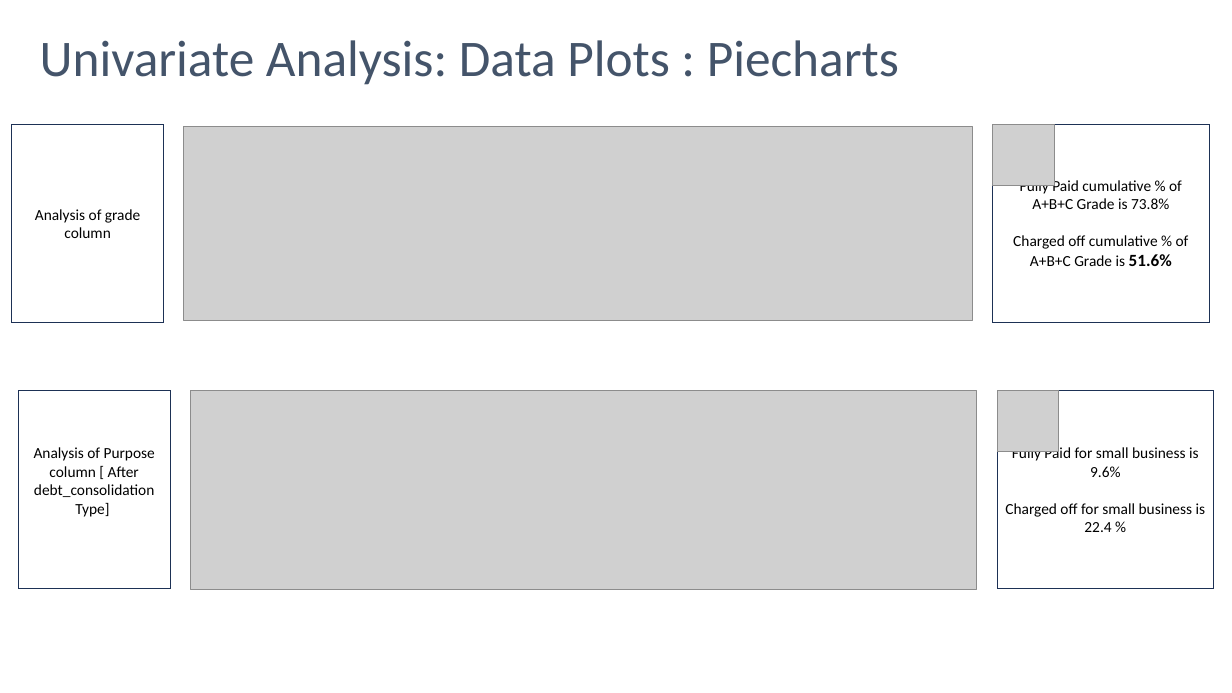
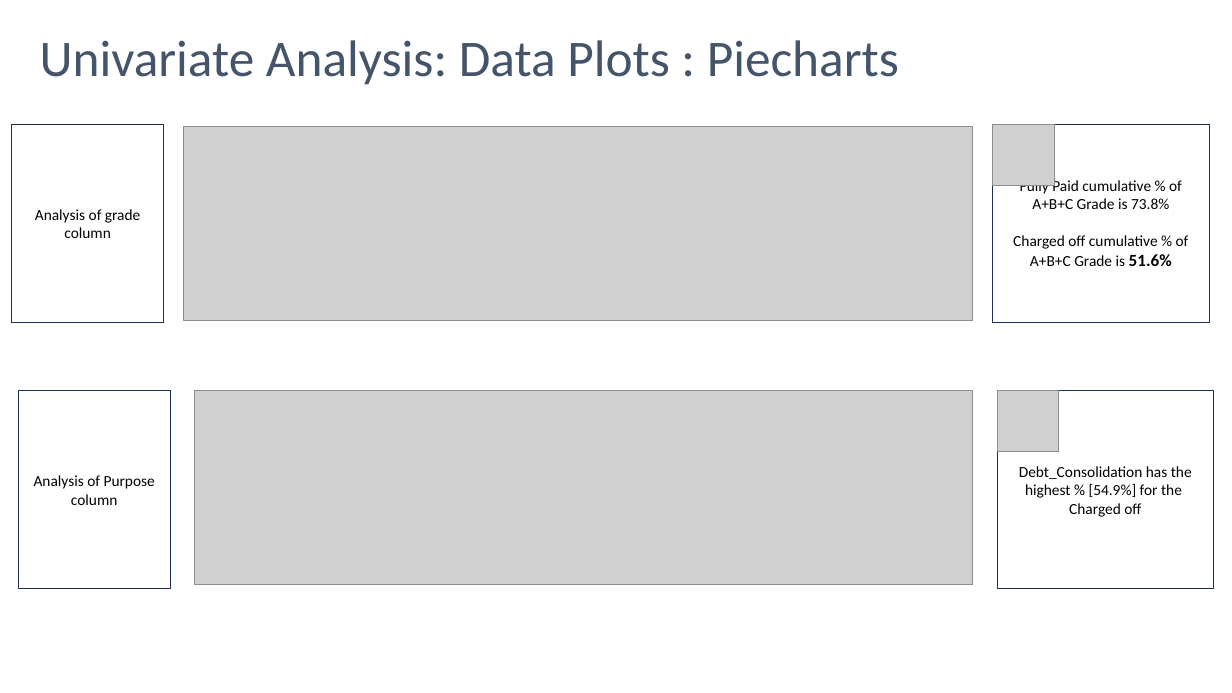
Before and after one commit to bipul-ranjan/LendingClubCaseStudy, a slide deck: slide 9 of Exploratory Data Analysis for Credit Risk Assessment.pptx. Drawn at 1232x693 pixels with LibreOffice and Linux fonts; fonts in the diff are those of the drawing; grey boxes stand for pictures. Boxes give left, top, right and bottom in pixels: in the first picture for what was removed or moved away, otherwise in the second. Text is boxed around its words. In the diff, an @@ line names an element or a change of style, - is before the commit and + after.

Commit message:
updating changes

```diff
--- a/Exploratory Data Analysis for Credit Risk Assessment.pptx
+++ b/Exploratory Data Analysis for Credit Risk Assessment.pptx
@@ picture: place and size @@
-picture at <box>190,390,976,589</box>
+picture at <box>195,391,973,585</box>
@@ text in rectangle at <box>34,475,155,505</box>: text changed @@
-Analysis of Purpose column [ After debt_consolidation Type]
+Analysis of Purpose column
@@ text in rectangle at <box>1019,466,1192,517</box>: text changed @@
-Fully Paid for small business is 9.6%
-Charged off for small business is 22.4 %
+Debt_Consolidation has the highest % [54.9%] for the Charged off
```
Also in this commit, not shown: 1 slide added.
